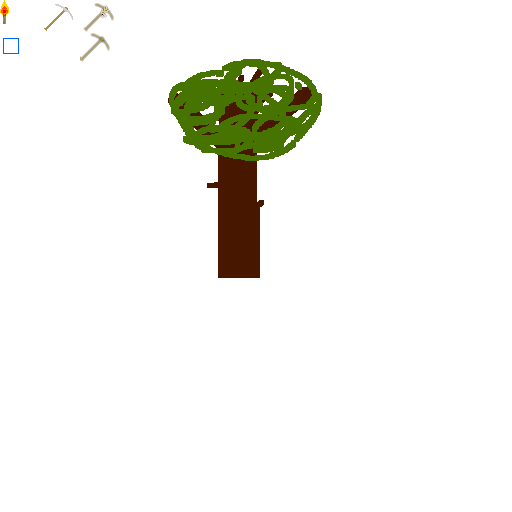
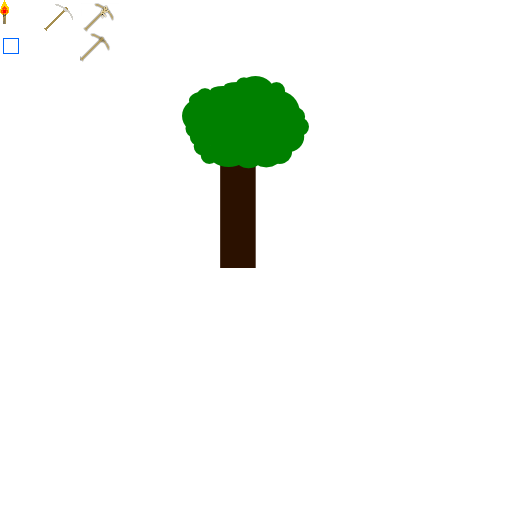
Two versions of the same layered image (512x512). Layer-by-layer changes:
added layer "tree.png" above "tree1" over 182, 76, 309, 268
painted on "tree1" over 168, 59, 322, 278
